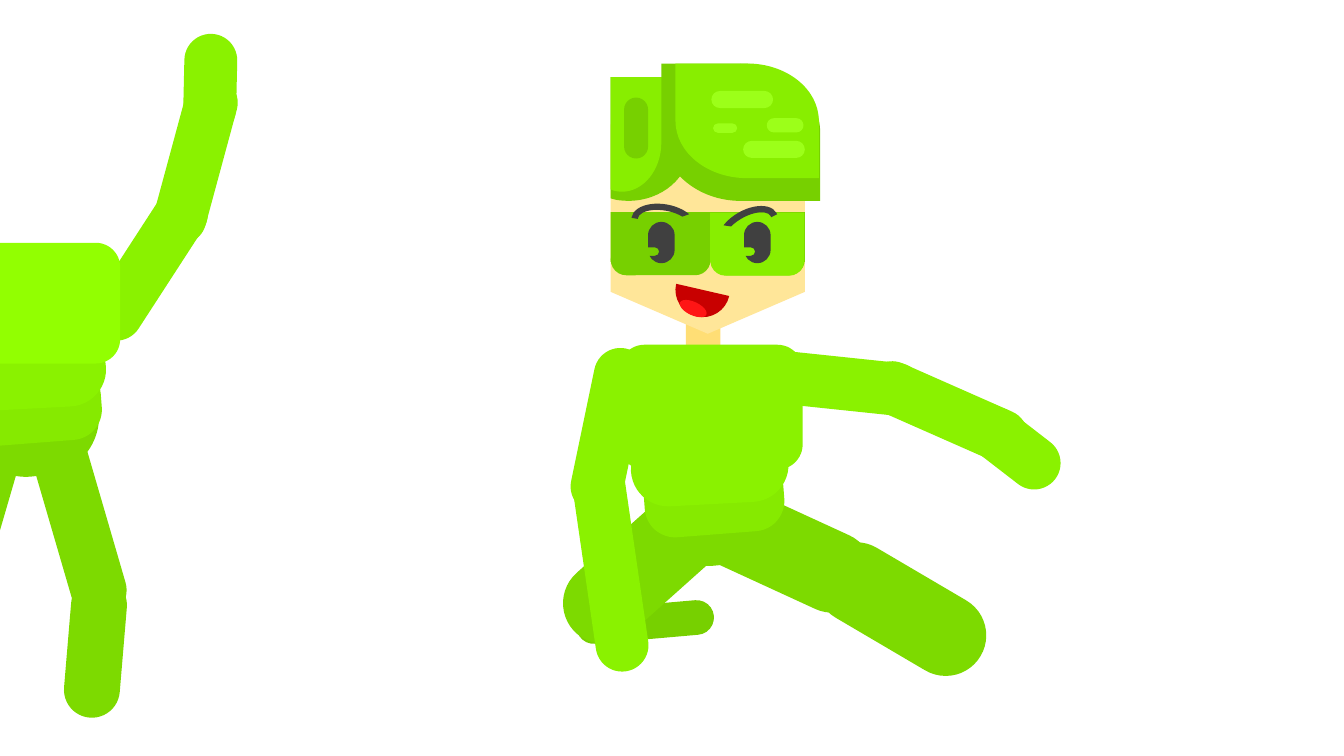
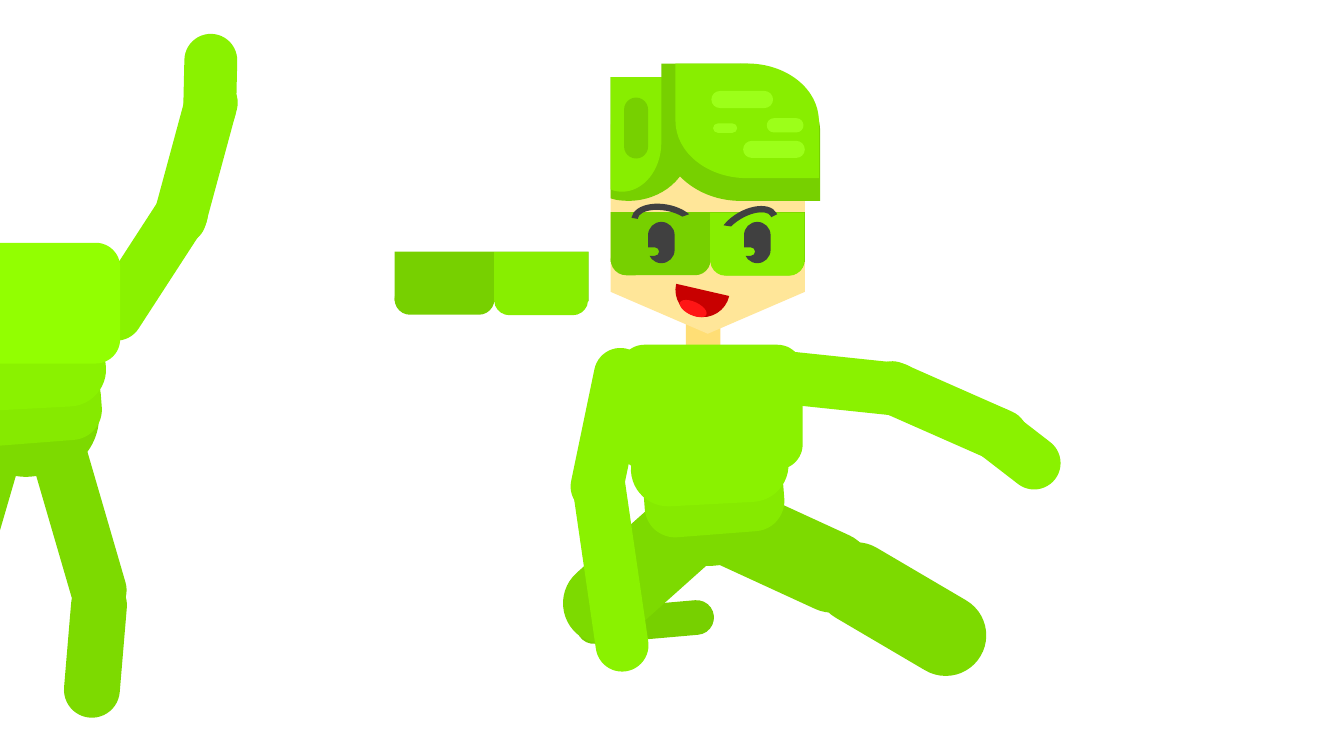
Before and after one commit to pedrogmo/projetopp2, a slide deck: slide 21 of slide/Apresentação1.pptx. Drawn at 1344x756 pixels with LibreOffice and Linux fonts; fonts in the diff are those of the drawing. Boxes give left, top, right and bottom in pixels: in the first picture for what was removed or moved away, otherwise in the second. Text is boxed around its words. In the diff, an @@ line names an element or a change of style, - is before the commit and + after.

```diff
--- a/slide/Apresentação1.pptx
+++ b/slide/Apresentação1.pptx
@@ rectangle added at [394,252,589,301], fill #77D000 @@
@@ freeform shape added at [494,252,588,316], fill #88EE00 @@
@@ rounded rectangle added at [394,284,494,316], fill #77D000 @@
```
Also in this commit, not shown: 4 other slides changed, 1 slide added, 31 other files.
